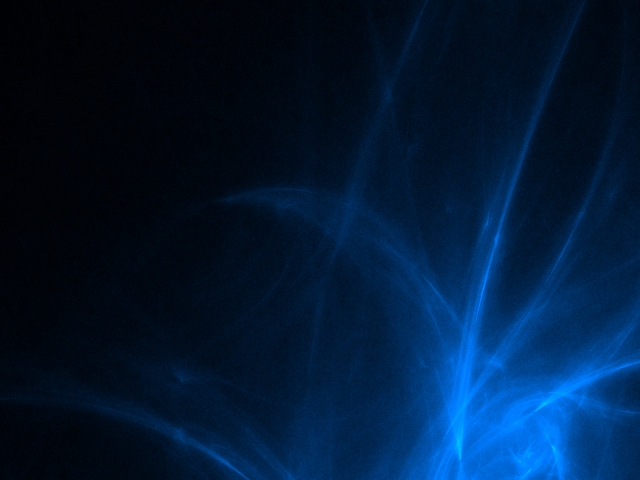
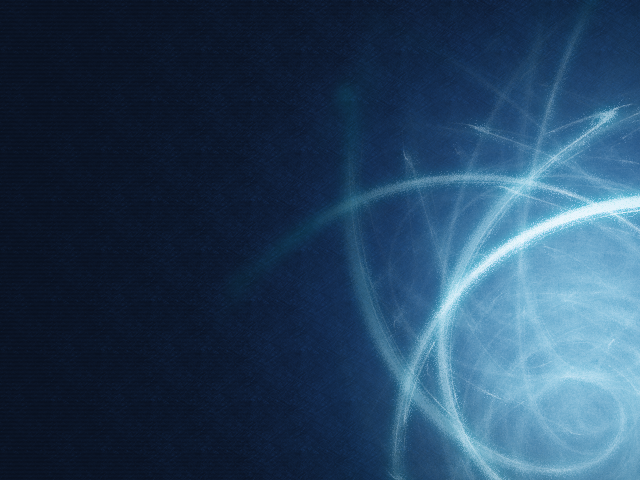
The second w=640, h=480 image is a revision of the first. Changes to its layers:
removed layer "Flame" over [0,0,640,480]
removed layer "Flame copy" over [0,0,640,480]
added layer "Flame (Light)" above "Flame (Noise -> Spread 15)" over [305,3,640,480]
added layer "Flame (Noise -> Spread 15)" above "Flame (Blur -> Gussian 20)" over [305,2,640,480]
added layer "Flame (Blur -> Gussian 20)" above "Color Balance" over [213,0,640,480]
added layer "Stripes" (10%) above "Paper copy" over [0,0,640,480]
added layer "Paper copy" (45%) above "Paper copy#2" over [0,0,640,480]
added layer "Paper copy#2" above "Paper copy#1" over [0,0,640,480]
added layer "Paper copy#1" above "Paper copy#3" over [0,0,640,480]
added layer "Paper copy#3" above "Paper" over [0,0,640,480]
added layer "Paper" above "Background" over [0,0,640,480]
painted on "Background" over [0,0,640,480]
